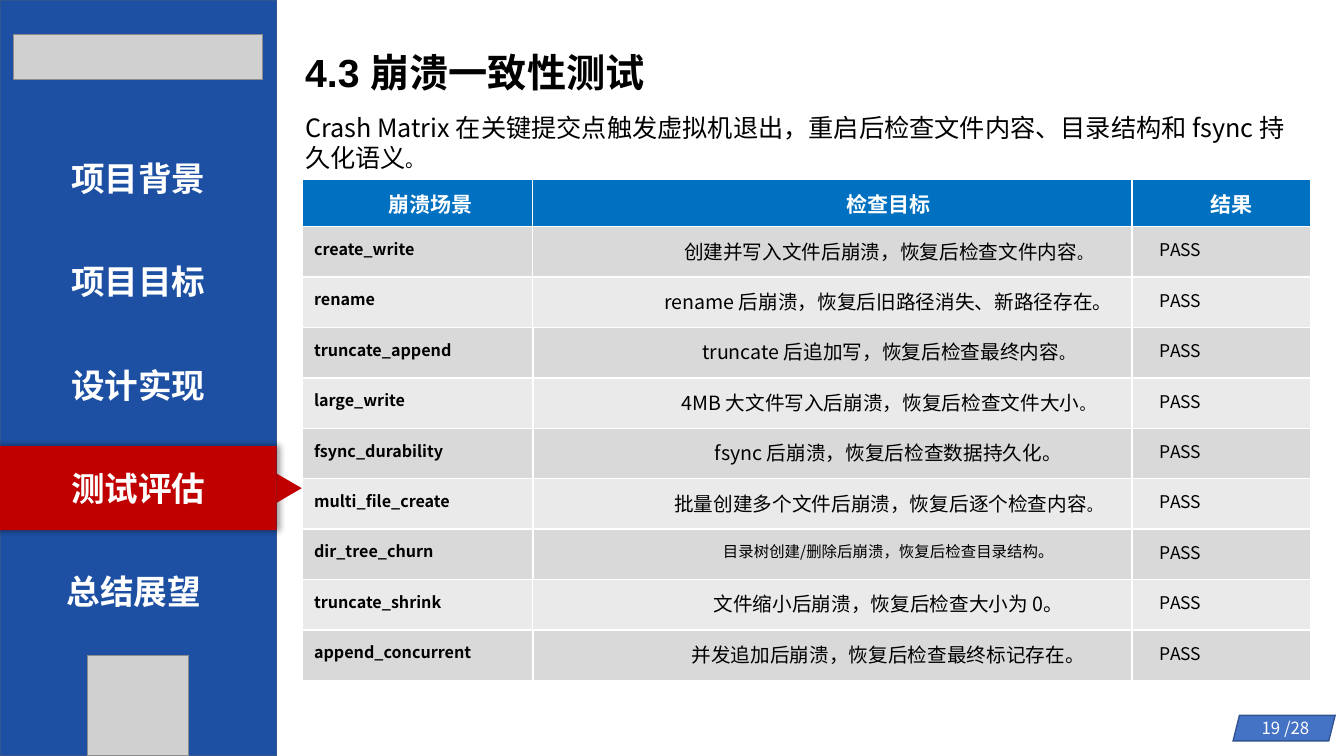
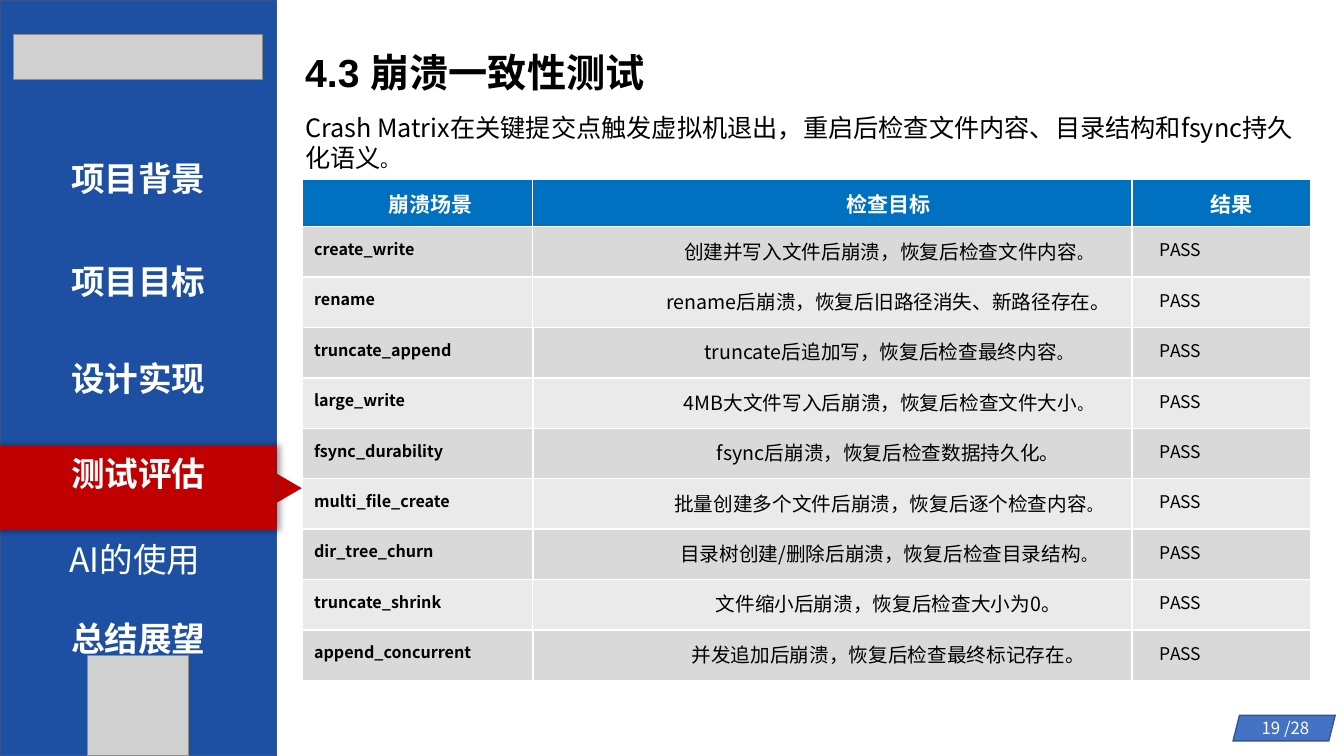
Before and after one commit to byliangg/os_com, a slide deck: slide 19 of 初赛幻灯片.pptx. Drawn at 1344x756 pixels with LibreOffice and Linux fonts; fonts in the diff are those of the drawing; grey boxes stand for pictures. Boxes give left, top, right and bottom in pixels: in the first picture for what was removed or moved away, otherwise in the second. Text is boxed around its words. In the diff, an @@ line names an element or a change of style, - is before the commit and + after.

```diff
--- a/初赛幻灯片.pptx
+++ b/初赛幻灯片.pptx
@@ text at bbox=[305, 115, 1293, 168]: spaces changed @@
-Crash Matrix 在关键提交点触发虚拟机退出，重启后检查文件内容、目录结构和 fsync 持久化语义。
+Crash Matrix在关键提交点触发虚拟机退出，重启后检查文件内容、目录结构和fsync持久化语义。
@@ text at bbox=[666, 292, 1110, 311]: spaces changed @@
-rename 后崩溃，恢复后旧路径消失、新路径存在。
+rename后崩溃，恢复后旧路径消失、新路径存在。
@@ text "设计实现": place and size @@
-text "设计实现" at bbox=[71, 369, 205, 401]
+text "设计实现" at bbox=[71, 362, 205, 394]
@@ text at bbox=[704, 342, 1072, 361]: spaces changed @@
-truncate 后追加写，恢复后检查最终内容。
+truncate后追加写，恢复后检查最终内容。
@@ text at bbox=[684, 393, 1092, 412]: spaces changed @@
-4MB 大文件写入后崩溃，恢复后检查文件大小。
+4MB大文件写入后崩溃，恢复后检查文件大小。
@@ text "测试评估": place and size @@
-text "测试评估" at bbox=[71, 472, 205, 504]
+text "测试评估" at bbox=[71, 457, 205, 489]
@@ text at bbox=[717, 443, 1060, 465]: spaces changed @@
-fsync 后崩溃，恢复后检查数据持久化。
+fsync后崩溃，恢复后检查数据持久化。
@@ text "目录树创建/删除后崩溃，恢复后检查目录结构。" at bbox=[680, 544, 1096, 565]: size 11 to 14 pt @@
@@ text added at bbox=[69, 543, 200, 575], 24 pt, text #FFFFFF @@
+AI的使用
@@ text at bbox=[716, 594, 1061, 613]: spaces changed @@
-文件缩小后崩溃，恢复后检查大小为 0。
+文件缩小后崩溃，恢复后检查大小为0。
@@ text "总结展望" rewrapped from bbox=[67, 575, 201, 607] to bbox=[71, 617, 205, 661] @@
```
Also in this commit, not shown: 26 other slides changed, 1 other file.
